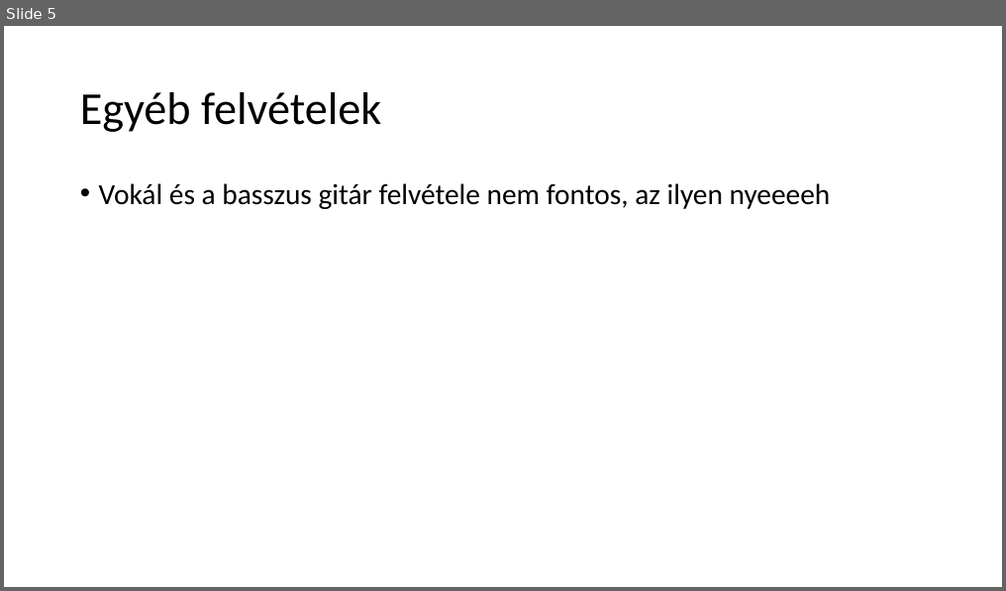
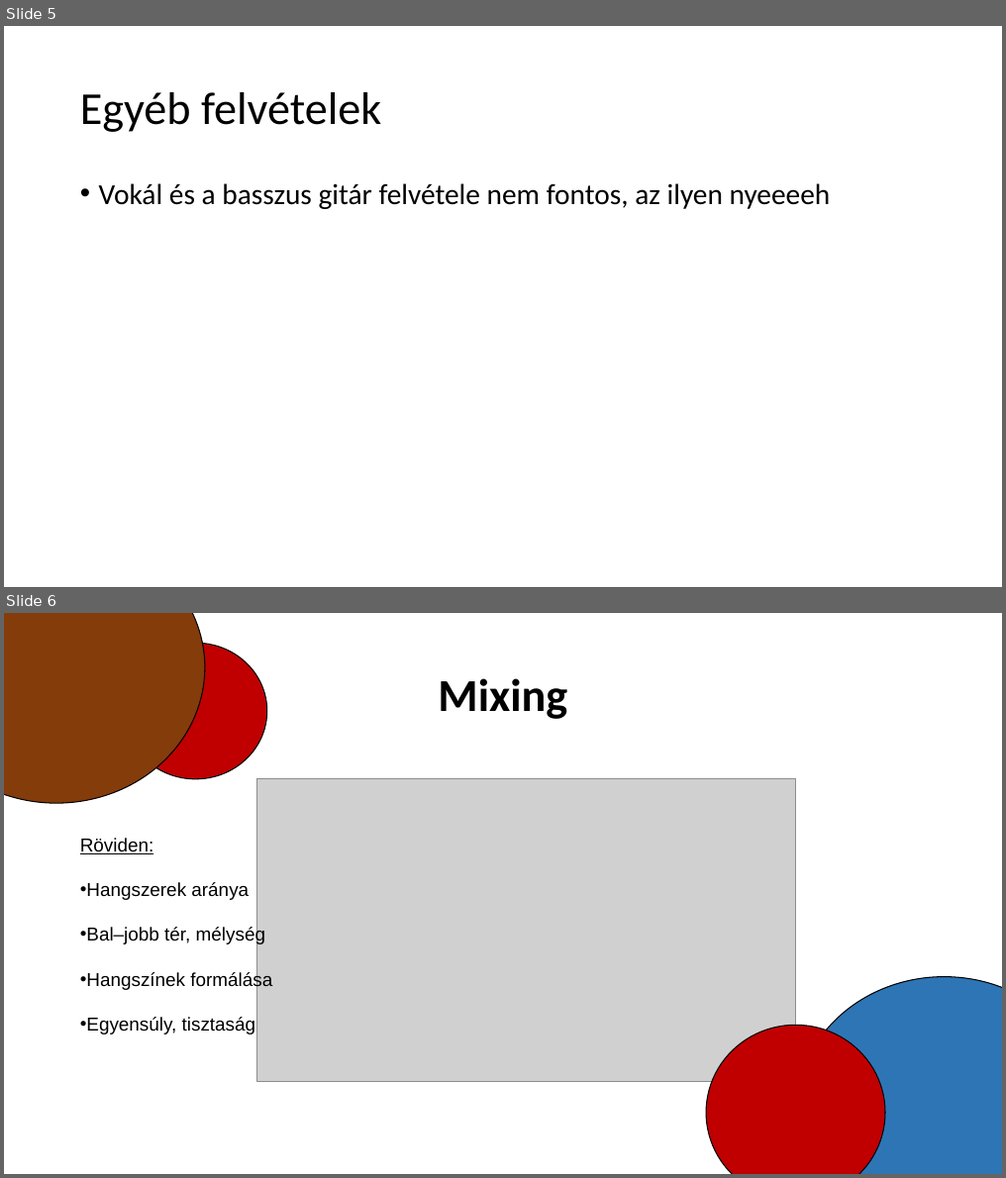
Before and after one commit to ellenaron/zenekeszites, a slide deck: zenekeszites.pptx. Shown one above the other, each under a label of ours: slide 5 before the commit, slides 5 and 6 after it. The pictures are 1006x591 and 1006x1178 pixels, drawn with LibreOffice and Linux fonts; fonts in the diff are those of the drawing; grey boxes stand for pictures; background and template pictures are left out. Boxes give left, top, right and bottom in pixels: in the first picture for what was removed or moved away, otherwise in the second. Text is boxed around its words. In the diff, an @@ line names an element or a change of style, - is before the commit and + after.

```diff
--- a/zenekeszites.pptx
+++ b/zenekeszites.pptx
@@ slide 6 added at bbox=[4, 613, 1002, 1174], background picture (left out) @@
@@ ellipse added at bbox=[4, 613, 205, 803], fill #843C0B, outline #000000 1 pt @@
@@ ellipse added at bbox=[124, 643, 266, 779], fill #C00000, outline #000000 1 pt @@
@@ title added at bbox=[438, 678, 567, 719], 44 pt, text #000000, bold @@
+Mixing
@@ picture added at bbox=[257, 779, 795, 1082] @@
@@ text added at bbox=[80, 838, 272, 1035], 18 pt, text #000000 @@
+Röviden:
+• Hangszerek aránya
+• Bal–jobb tér, mélység
+• Hangszínek formálása
+• Egyensúly, tisztaság
@@ ellipse added at bbox=[796, 977, 1002, 1174], fill #2E75B6, outline #000000 1 pt @@
@@ ellipse added at bbox=[706, 1026, 885, 1174], fill #C00000, outline #000000 1 pt @@
```
Also in this commit, not shown: 1 other slide added, 1 slide removed, 2 other files.
